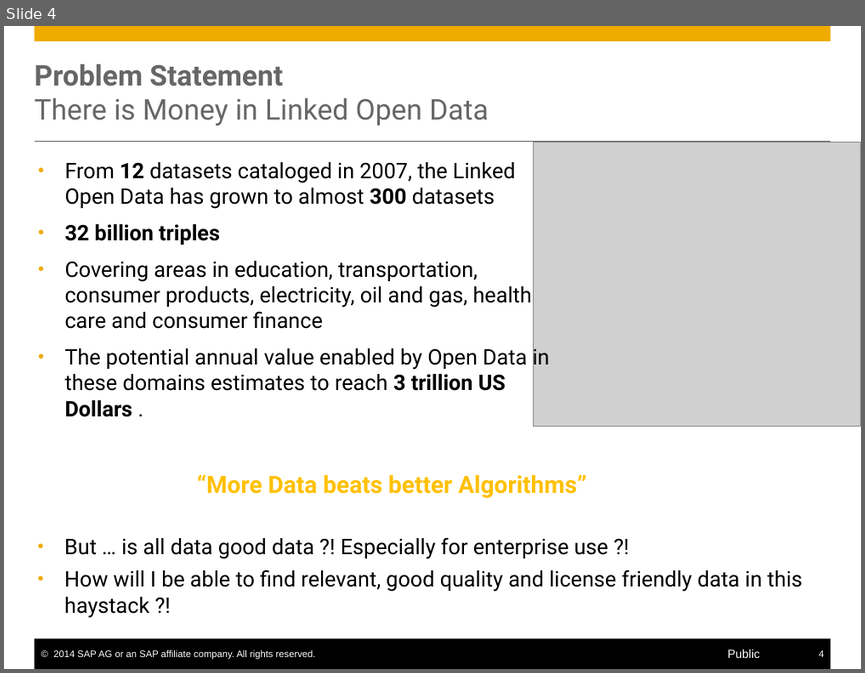
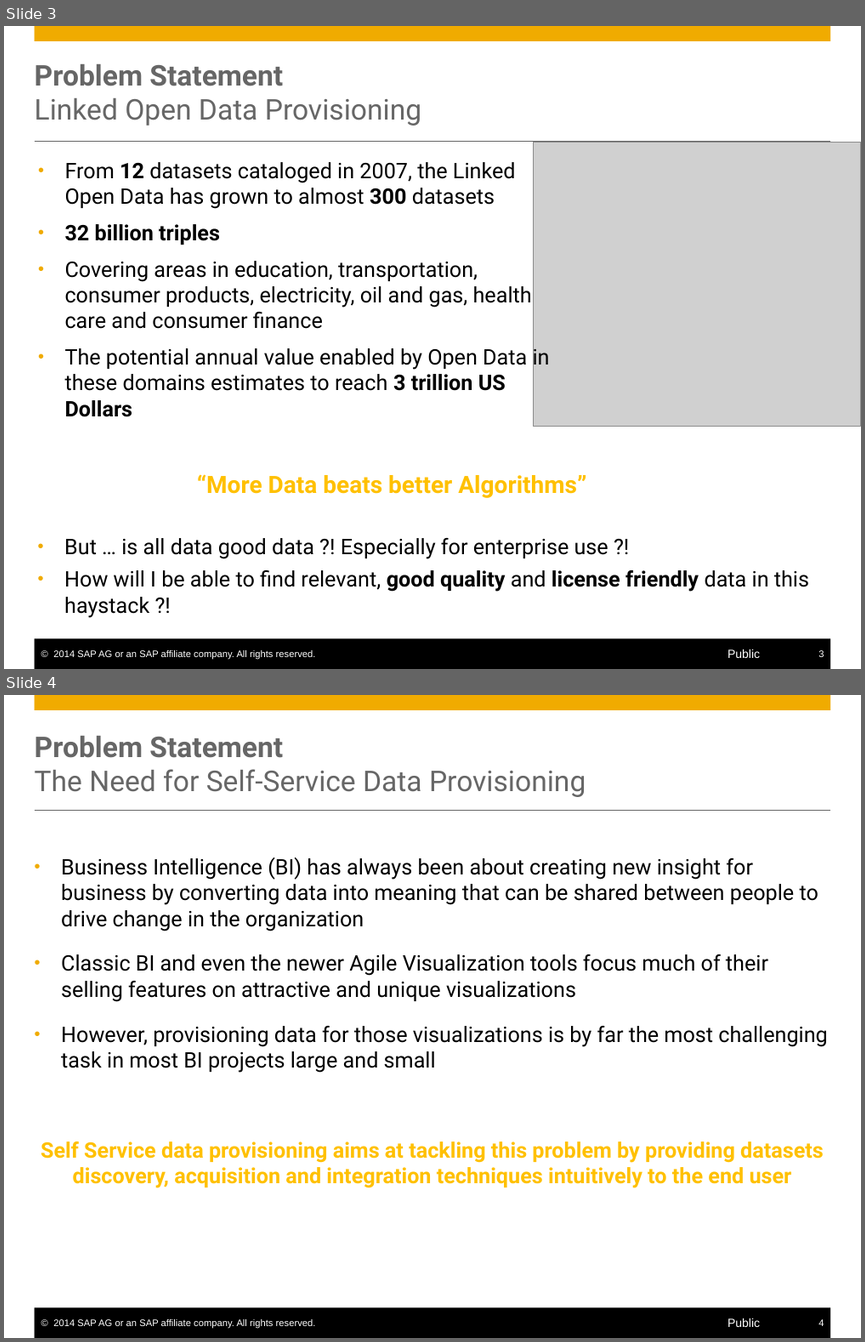
Before and after one commit to S-c-H-i-Z-o/PhD, a slide deck: Progress Reports CIFRE & Workplans/PhD Interim Report/presentation/Self-Service Data Provisioning through Semantic Enrichment of Data.pptx. Shown one above the other, each under a label of ours: slide 4 before the commit, slides 3 and 4 after it. The pictures are 865x673 and 865x1342 pixels, drawn with LibreOffice and Linux fonts; fonts in the diff are those of the drawing; grey boxes stand for pictures. Boxes give left, top, right and bottom in pixels: in the first picture for what was removed or moved away, otherwise in the second. Text is boxed around its words. In the diff, an @@ line names an element or a change of style, - is before the commit and + after.

```diff
--- a/Progress Reports CIFRE & Workplans/PhD Interim Report/presentation/Self-Service Data Provisioning through Semantic Enrichment of Data.pptx
+++ b/Progress Reports CIFRE & Workplans/PhD Interim Report/presentation/Self-Service Data Provisioning through Semantic Enrichment of Data.pptx
@@ slide 4 added at [4,695,861,1338], background #FFFFFF; not listed: 6 template elements that a slide beside it also shows @@
@@ title added at [35,736,585,797], 24 pt, text #666666 @@
+Problem Statement
+The Need for Self-Service Data Provisioning
@@ text added at [41,857,828,1188], 18 pt, text #000000 @@
+• Business Intelligence (BI) has always been about creating new insight for business by converting data into meaning that can be shared between people to drive change in the organization
+• Classic BI and even the newer Agile Visualization tools focus much of their selling features on attractive and unique visualizations
+• However, provisioning data for those visualizations is by far the most challenging task in most BI projects large and small
+Self Service data provisioning aims at tackling this problem by providing datasets discovery, acquisition and integration techniques intuitively to the end user
@@ what was slide 4 is now slide 3 @@
@@ slide 3 changed as well @@
@@ title at [35,64,421,125]: text changed @@
-Problem Statement
-There is Money in Linked Open Data
+Problem Statement
+Linked Open Data Provisioning
@@ text at [65,345,550,417]: text changed @@
-• The potential annual value enabled by Open Data in these domains estimates to reach 3 trillion US Dollars .
+• The potential annual value enabled by Open Data in these domains estimates to reach 3 trillion US Dollars
@@ text at [64,570,809,618]: bold on in "good quality license friendly" @@
@@ page number at [818,650,823,657]: text changed @@
-4
+3
```
Also in this commit, not shown: 16 other slides changed, 16 other slides added, 3 slides removed, 23 other files.
